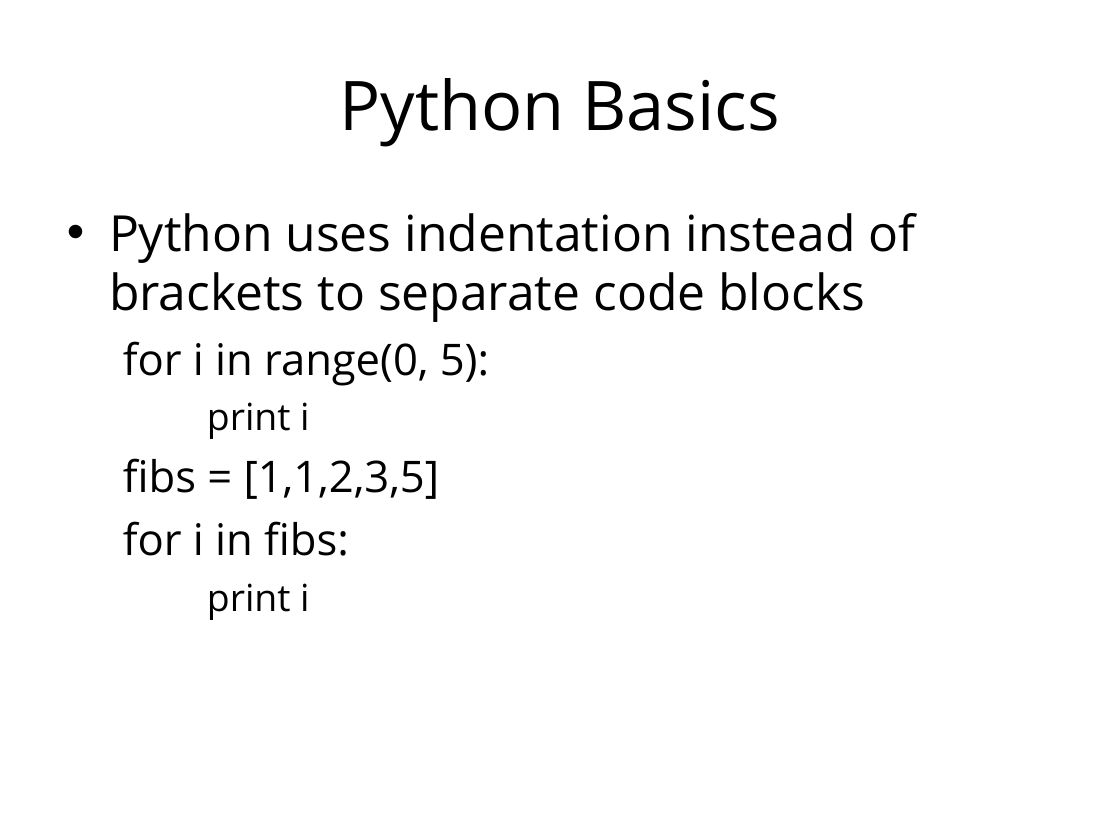
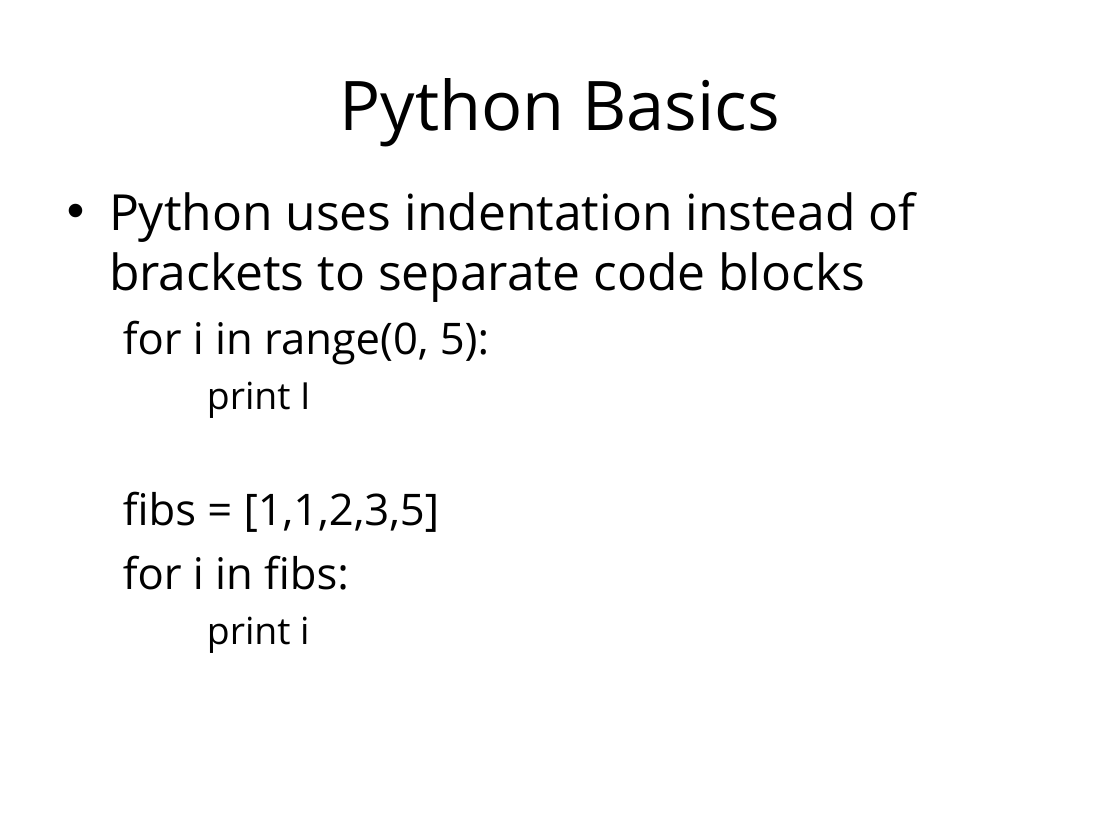
Before and after one commit to mantidproject/documents, a slide deck: slide 4 of Presentations/Python training course/Python in Mantid.ppt (slide 3 before the commit). Drawn at 1120x840 pixels with LibreOffice and Linux fonts; fonts in the diff are those of the drawing; background and template pictures are left out. Boxes give left, top, right and bottom in pixels: in the first picture for what was removed or moved away, otherwise in the second. Text is boxed around its words. In the diff, an @@ line names an element or a change of style, - is before the commit and + after.

Commit message:
Some minor updates to the Python training presentation. Re #100

```diff
--- a/Presentations/Python training course/Python in Mantid.ppt
+++ b/Presentations/Python training course/Python in Mantid.ppt
@@ text "Python uses indentation instead of ...": place and size @@
-text "Python uses indentation instead of ..." at (109,213,916,620)
+text "Python uses indentation instead of ..." at (109,192,916,653)
@@ text at (207,381,310,418): text changed @@
-    print i
+    print I
```
Also in this commit, not shown: 3 other slides changed, 1 slide added.
